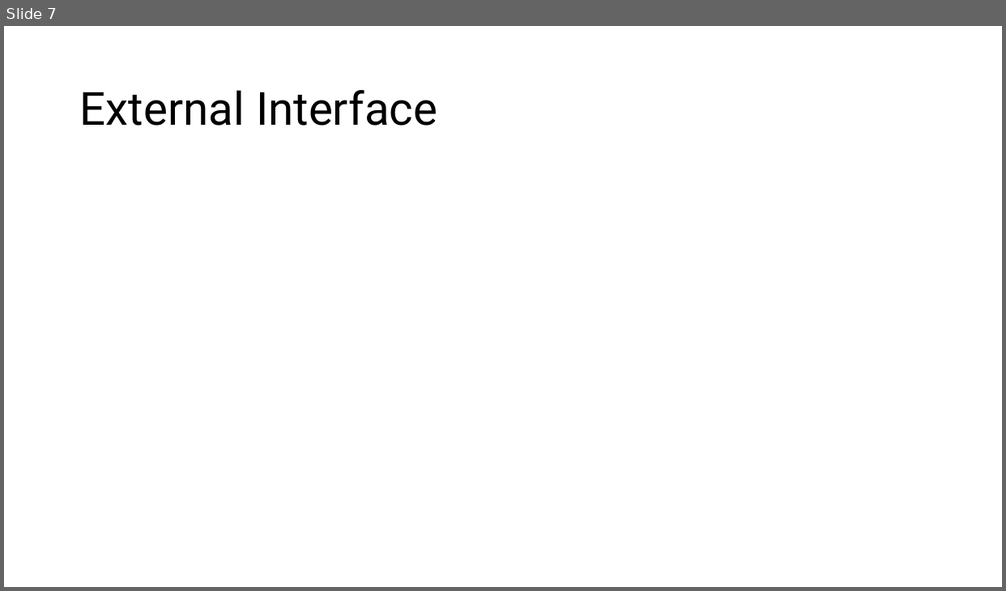
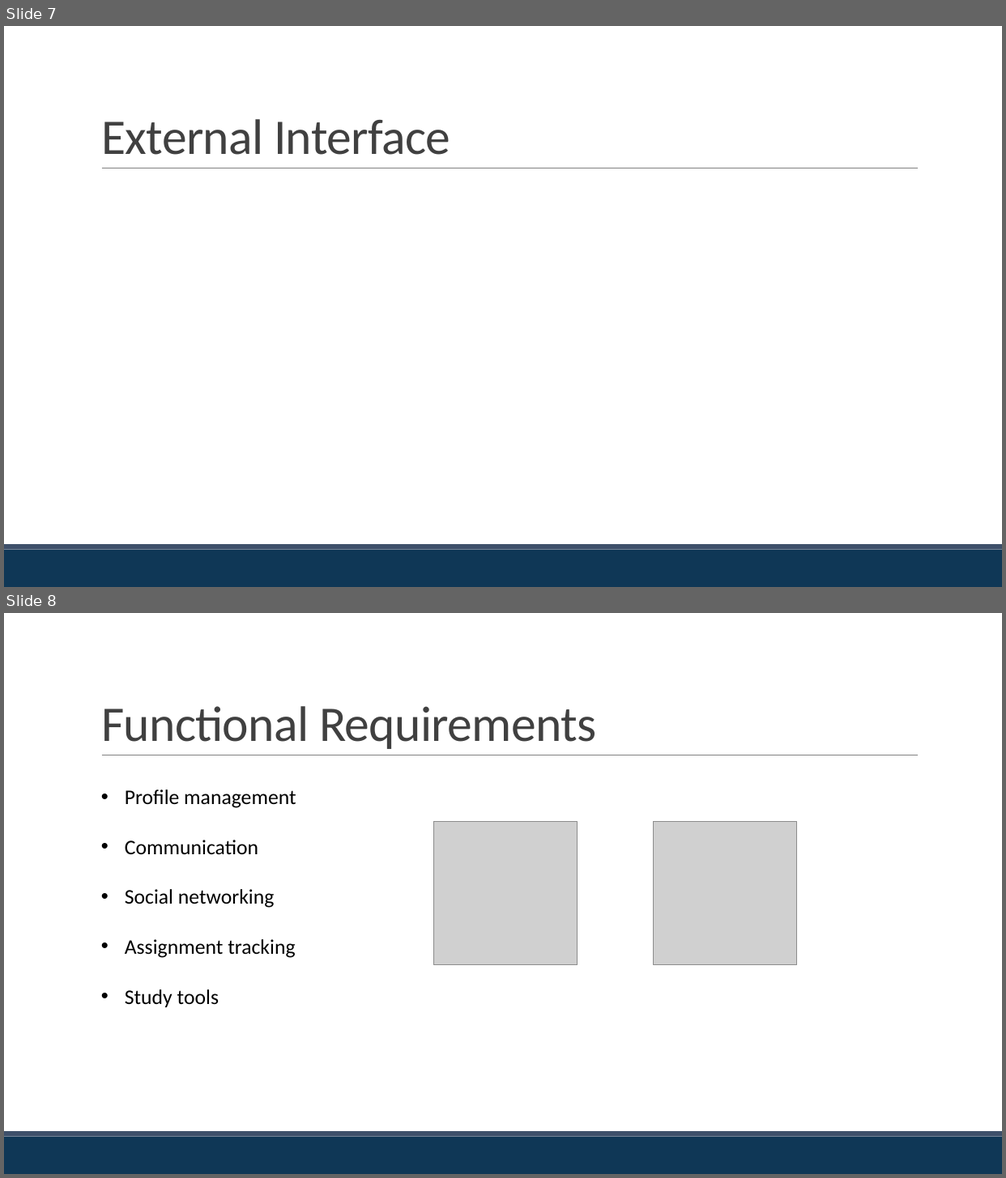
Before and after one commit to hudcho/Studious, a slide deck: ASGMNT3/JHET_Innovations-Assignment3-SRS-Presentation.pptx. Shown one above the other, each under a label of ours: slide 7 before the commit, slides 7 and 8 after it. The pictures are 1006x591 and 1006x1178 pixels, drawn with LibreOffice and Linux fonts; fonts in the diff are those of the drawing; grey boxes stand for pictures. Boxes give left, top, right and bottom in pixels: in the first picture for what was removed or moved away, otherwise in the second. Text is boxed around its words. In the diff, an @@ line names an element or a change of style, - is before the commit and + after.

Commit message:
Added slides for functional requirements, added theme for powerpoint, Minor edits to SRS document

```diff
--- a/ASGMNT3/JHET_Innovations-Assignment3-SRS-Presentation.pptx
+++ b/ASGMNT3/JHET_Innovations-Assignment3-SRS-Presentation.pptx
@@ slide 8 added at (4, 613, 1002, 1174), background #FFFFFF; not listed: 3 template elements that a slide beside it also shows @@
@@ title added at (101, 706, 596, 749), 48 pt, text #404040 @@
+Functional Requirements
@@ text added at (125, 790, 296, 1007), 20 pt, text #000000 @@
+• Profile management
+• Communication
+• Social networking
+• Assignment tracking
+• Study tools
@@ picture added at (434, 822, 577, 965) @@
@@ picture added at (654, 822, 798, 965) @@
@@ slide 7 changed as well @@
@@ title "External Interface": place and size @@
-title "External Interface" at (80, 90, 437, 126)
+title "External Interface" at (101, 119, 450, 155)
@@ title "External Interface" at (101, 119, 450, 155): size 44 to 48 pt, font Roboto to Calibri, text colour #000000 to #404040, letter spacing 0 to -0.5 pt; line spacing 0.9 to 0.85; vertical alignment middle to bottom @@
@@ line added from (102, 169) to (918, 169), #808080 0.5 pt @@
@@ rectangle added at (4, 550, 1002, 587), fill #0F3756 @@
@@ rectangle added at (4, 544, 1002, 550), fill #3E506A @@
```
Also in this commit, not shown: 8 other slides changed, 2 other slides added, 2 slides removed, 2 other files.
